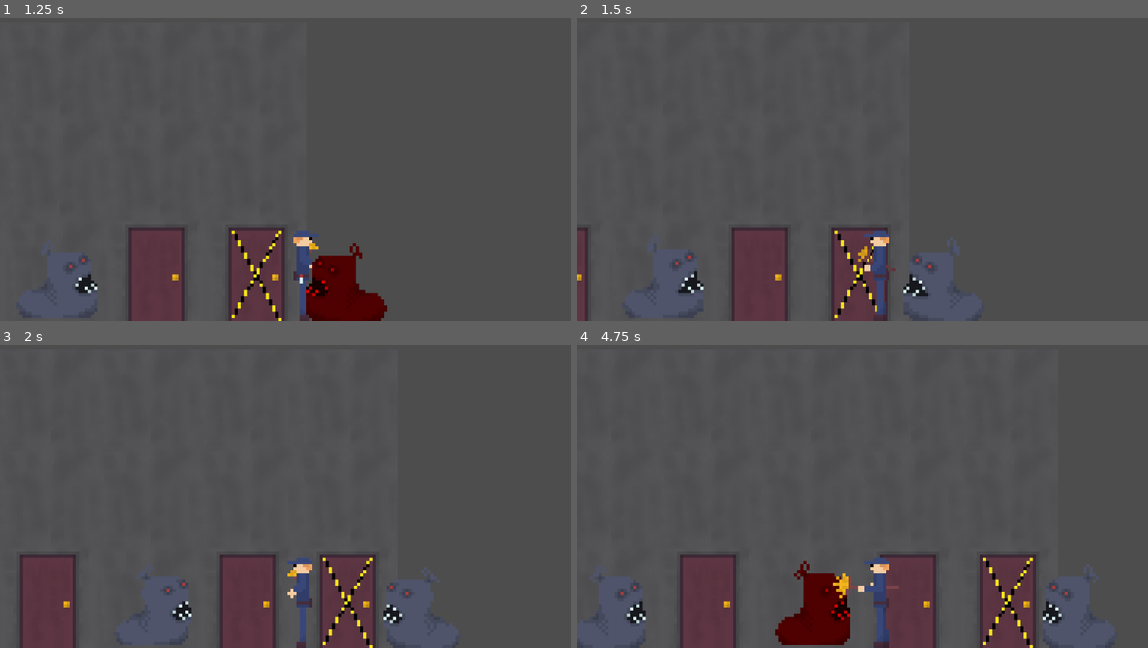
Above: before the commit, frames 1-4 (two rows, left to right).
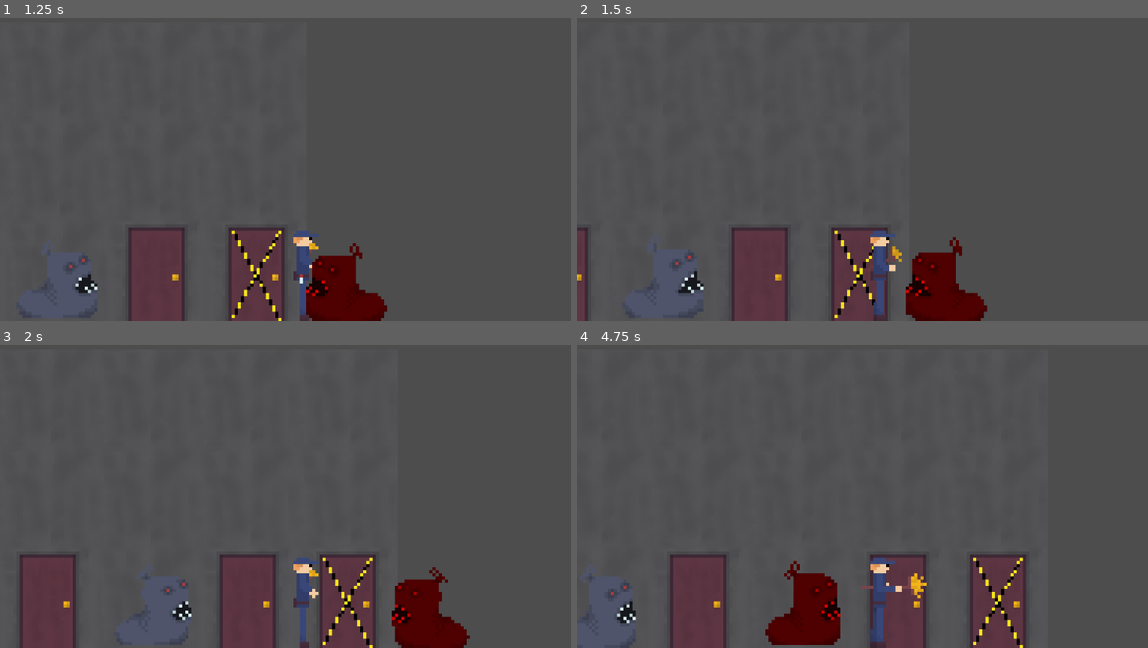
Above: after the commit, the same moments.

Repository: Goreman12/Night-Shift-Nightmare
Game: Godot game, scene res://Scenes/main.tscn
Two runs of this game, one before a commit and one after it. Both use one fixed random seed, a clock stepped at 60 frames per second and the inputs below.
Inputs:
- Up to frame 1 (1.25 s): hold D (right) from 0.53 s (still down); tap Space (attack) at 0.6 s
- Up to frame 2 (1.5 s): release D (right) at 1.28 s; hold A (left) from 1.28 s (still down); tap Space (attack) at 1.35 s
- Up to frame 3 (2 s): keep holding A (left)
- Up to frame 4 (4.75 s): release A (left) at 2.03 s; hold D (right) 2.03-3.53 s; tap Space (attack) every 0.75 s from 2.1 to 4.35 s; hold A (left) from 3.53 s (still down)

Frame 1 is identical in both runs. In frame 2, 2.8% of the frame differs, in the area x 49-72%, y 71-100%; in frame 3, 2.7%; in frame 4, 7.4%, in the area x 0-95%, y 69-100%.

Commit message:
Update player.gd

Diff:
--- a/Scenes/player.gd
+++ b/Scenes/player.gd
@@ -25,9 +25,14 @@
 	if not is_attacking:
 		if Input.is_action_pressed("right"):
 			last_moved_direction = "right"
+			$AnimatedSprite2D.flip_h = false
+			$AnimatedSprite2D.play("walk")
 
 		if Input.is_action_pressed("left"):
 			last_moved_direction = "left"
+			$AnimatedSprite2D.flip_h = true
+			$AnimatedSprite2D.play("walk")
+
 
 	velocity.x = direction * speed * acceleration * delta
 	move_and_slide()
@@ -54,7 +59,6 @@
 		is_attacking = false
 		collision.set_deferred("disabled", 1)
 		can_attack = true
-		$AnimatedSprite2D.stop()
 
 
 
